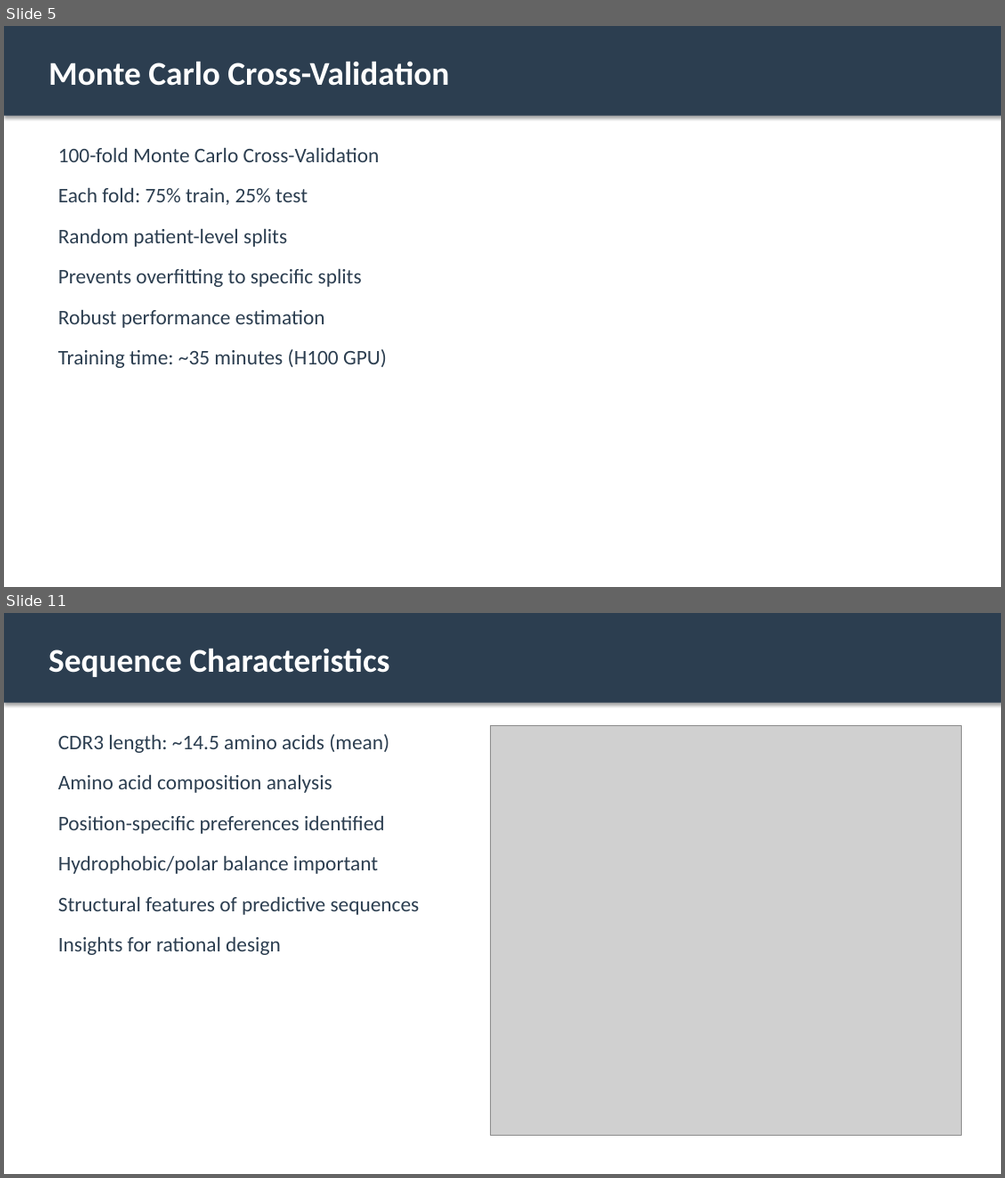
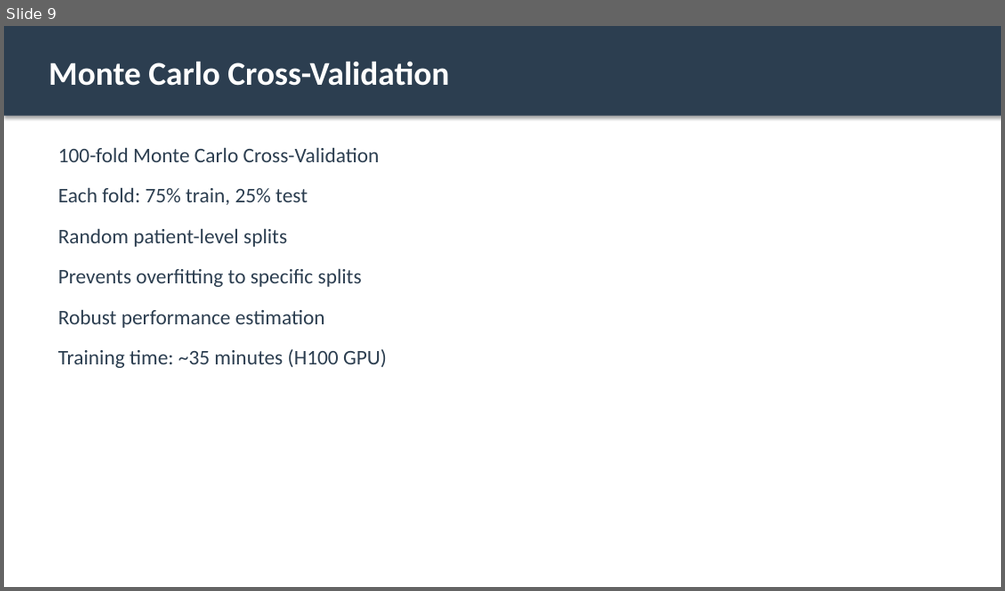
Before and after one commit to MateenahJAHAN/Final_Deliverable_DeepTCRResearch_Mateenah_Jahan_CSIR, a slide deck: results/DeepTCR_Results_Presentation.pptx. Shown one above the other, each under a label of ours: slides 5 and 11 before the commit, slide 9 after it; the slides between them are not shown. The pictures are 1005x1178 and 1005x591 pixels, drawn with LibreOffice and Linux fonts; fonts in the diff are those of the drawing; grey boxes stand for pictures. Boxes give left, top, right and bottom in pixels: in the first picture for what was removed or moved away, otherwise in the second. Text is boxed around its words. In the diff, an @@ line names an element or a change of style, - is before the commit and + after.

```diff
--- a/results/DeepTCR_Results_Presentation.pptx
+++ b/results/DeepTCR_Results_Presentation.pptx
@@ slide 11 removed at (4,613,1001,1174), background #FFFFFF @@
@@ rectangle removed at (4,613,1001,703) @@
@@ text removed at (48,648,389,677) @@
-Sequence Characteristics
@@ text removed at (58,734,420,955) @@
-CDR3 length: ~14.5 amino acids (mean)
-Amino acid composition analysis
-Position-specific preferences identified
-Hydrophobic/polar balance important
-Structural features of predictive sequences
-Insights for rational design
@@ picture removed at (490,725,961,1135) @@
@@ what was slide 5 is now slide 9 @@
```
Also in this commit, not shown: 5 slides changed, 14 slides added, 7 other slides removed, 2 other files.
